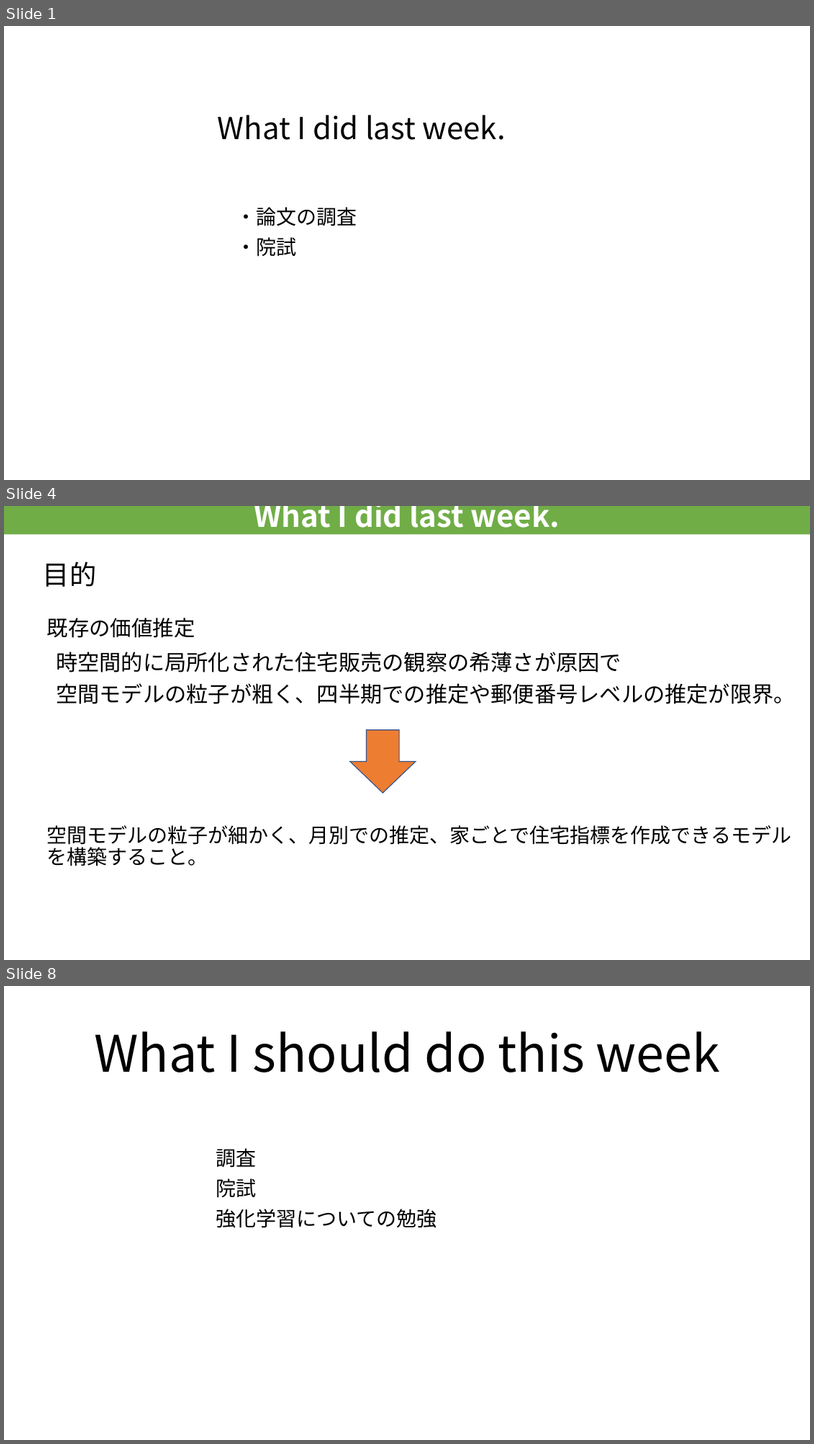
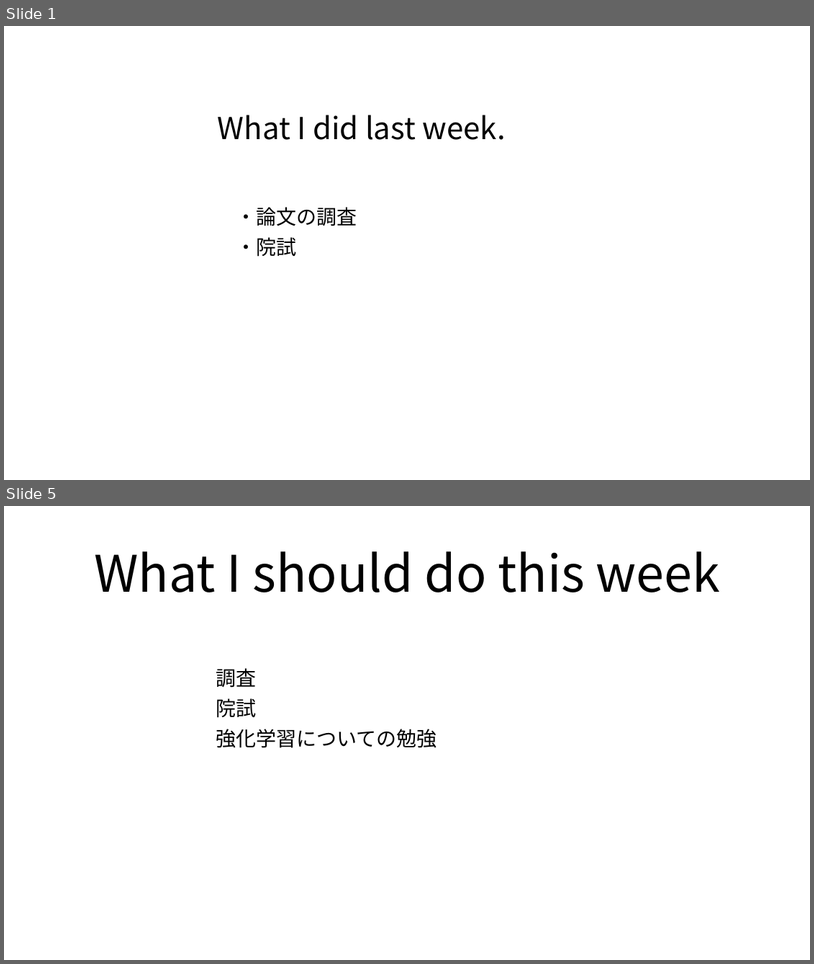
Before and after one commit to RyosukeHattori/Progress_Studies, a slide deck: 進捗/weel3のコピー.pptx. Shown one above the other, each under a label of ours: slides 1, 4 and 8 before the commit, slides 1 and 5 after it; the slides between them are not shown. The pictures are 814x1444 and 814x964 pixels, drawn with LibreOffice and Linux fonts; fonts in the diff are those of the drawing. Boxes give left, top, right and bottom in pixels: in the first picture for what was removed or moved away, otherwise in the second. Text is boxed around its words. In the diff, an @@ line names an element or a change of style, - is before the commit and + after.

```diff
--- a/進捗/weel3のコピー.pptx
+++ b/進捗/weel3のコピー.pptx
@@ slide 4 removed at bbox=[4, 506, 810, 960], background #FFFFFF @@
@@ rectangle removed at bbox=[4, 506, 810, 534] @@
-What I did last week.
@@ text removed at bbox=[43, 561, 97, 587] @@
-目的
@@ title removed at bbox=[47, 618, 196, 638] @@
-既存の価値推定
@@ text removed at bbox=[56, 651, 796, 704] @@
-時空間的に局所化された住宅販売の観察の希薄さが原因で
-空間モデルの粒子が粗く、四半期での推定や郵便番号レベルの推定が限界。
@@ down arrow removed at bbox=[350, 730, 416, 793] @@
@@ text removed at bbox=[47, 825, 792, 866] @@
-空間モデルの粒子が細かく、月別での推定、家ごとで住宅指標を作成できるモデルを構築すること。
@@ what was slide 8 is now slide 5 @@
```
Also in this commit, not shown: 1 slide changed, 2 slides added, 4 other slides removed, 1 other file.
